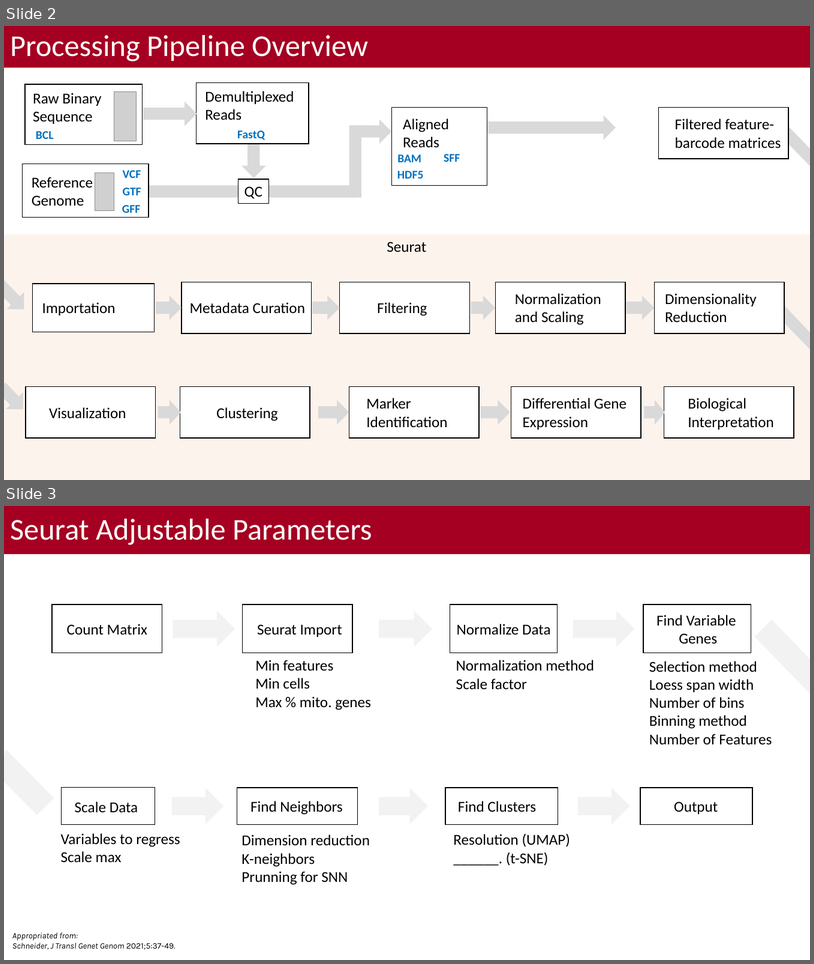
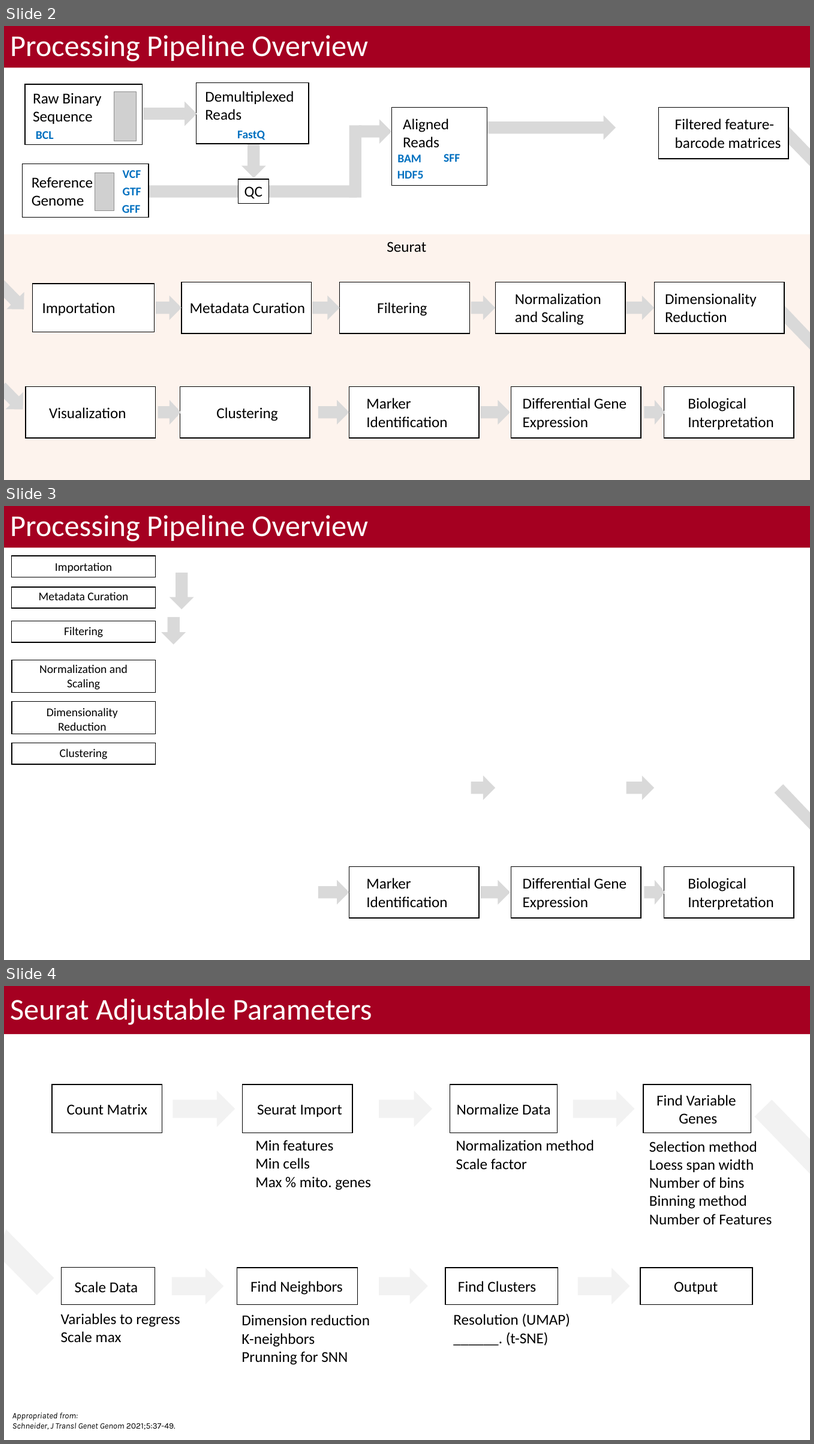
Before and after one commit to bacorli2/scrna_workshop, a slide deck: M3_Seurat_Processing/M3_Seurat_Processing.pptx. Shown one above the other, each under a label of ours: slides 2 and 3 before the commit, slides 2, 3 and 4 after it. The pictures are 814x964 and 814x1444 pixels, drawn with LibreOffice and Linux fonts; fonts in the diff are those of the drawing; grey boxes stand for pictures; background and template pictures are left out. Boxes give left, top, right and bottom in pixels: in the first picture for what was removed or moved away, otherwise in the second. Text is boxed around its words. In the diff, an @@ line names an element or a change of style, - is before the commit and + after.

```diff
--- a/M3_Seurat_Processing/M3_Seurat_Processing.pptx
+++ b/M3_Seurat_Processing/M3_Seurat_Processing.pptx
@@ slide 3 added at bbox=[4, 506, 810, 960], background #FFFFFF; not listed: 1 template element that a slide beside it also shows @@
@@ title added at bbox=[4, 506, 810, 548], fill #A50021, 36 pt, text #FFFFFF @@
+Processing Pipeline Overview
@@ rectangle added at bbox=[11, 556, 155, 577], fill #FFFFFF, outline #000000 1 pt @@
@@ text added at bbox=[55, 562, 112, 573], 14 pt, text #000000 @@
+Importation
@@ right arrow added at bbox=[170, 572, 194, 609], fill #D9D9D9 @@
@@ rectangle added at bbox=[11, 587, 155, 608], fill #FFFFFF, outline #000000 1 pt @@
@@ text added at bbox=[39, 592, 128, 600], 14 pt, text #000000 @@
+Metadata Curation
@@ rectangle added at bbox=[11, 621, 155, 642], fill #FFFFFF, outline #000000 1 pt @@
@@ text added at bbox=[64, 627, 103, 637], 14 pt, text #000000 @@
+Filtering
@@ right arrow added at bbox=[162, 617, 186, 644], fill #D9D9D9 @@
@@ rectangle added at bbox=[12, 660, 155, 693], fill #FFFFFF, outline #000000 1 pt @@
@@ text added at bbox=[39, 664, 128, 690], 14 pt, text #000000 @@
+Normalization and Scaling
@@ rectangle added at bbox=[12, 702, 155, 734], fill #FFFFFF, outline #000000 1 pt @@
@@ text added at bbox=[47, 708, 118, 734], 14 pt, text #000000 @@
+Dimensionality
+Reduction
@@ rectangle added at bbox=[12, 743, 155, 765], fill #FFFFFF, outline #000000 1 pt @@
@@ text added at bbox=[60, 748, 108, 759], 14 pt, text #000000 @@
+Clustering
@@ right arrow added at bbox=[471, 775, 496, 799], fill #D9D9D9 @@
@@ right arrow added at bbox=[626, 775, 654, 799], fill #D9D9D9 @@
@@ freeform shape added at bbox=[775, 784, 810, 829], fill #D9D9D9 @@
@@ right arrow added at bbox=[318, 880, 350, 904], fill #D9D9D9 @@
@@ rectangle added at bbox=[350, 867, 479, 918], fill #FFFFFF, outline #000000 1 pt @@
@@ text added at bbox=[366, 877, 447, 907], 18 pt, text #000000 @@
+Marker Identification
@@ right arrow added at bbox=[481, 880, 510, 904], fill #D9D9D9 @@
@@ rectangle added at bbox=[512, 867, 642, 918], fill #FFFFFF, outline #000000 1 pt @@
@@ text added at bbox=[523, 877, 627, 909], 18 pt, text #000000 @@
+Differential Gene
+Expression
@@ right arrow added at bbox=[645, 880, 666, 904], fill #D9D9D9 @@
@@ rectangle added at bbox=[665, 867, 795, 918], fill #FFFFFF, outline #000000 1 pt @@
@@ text added at bbox=[688, 877, 774, 909], 18 pt, text #000000 @@
+Biological
+Interpretation
@@ what was slide 3 is now slide 4 @@
```
Also in this commit, not shown: 4 other slides added.
